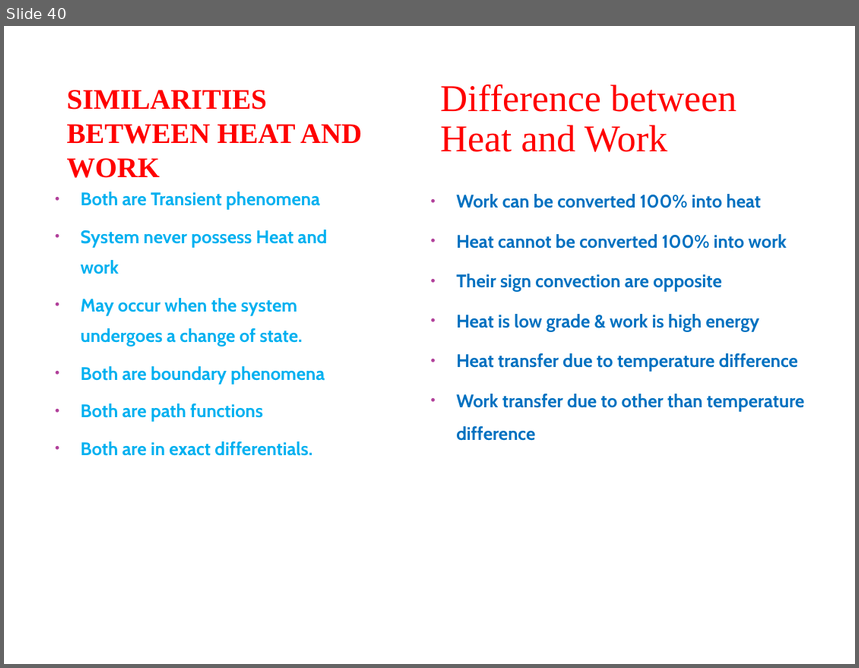
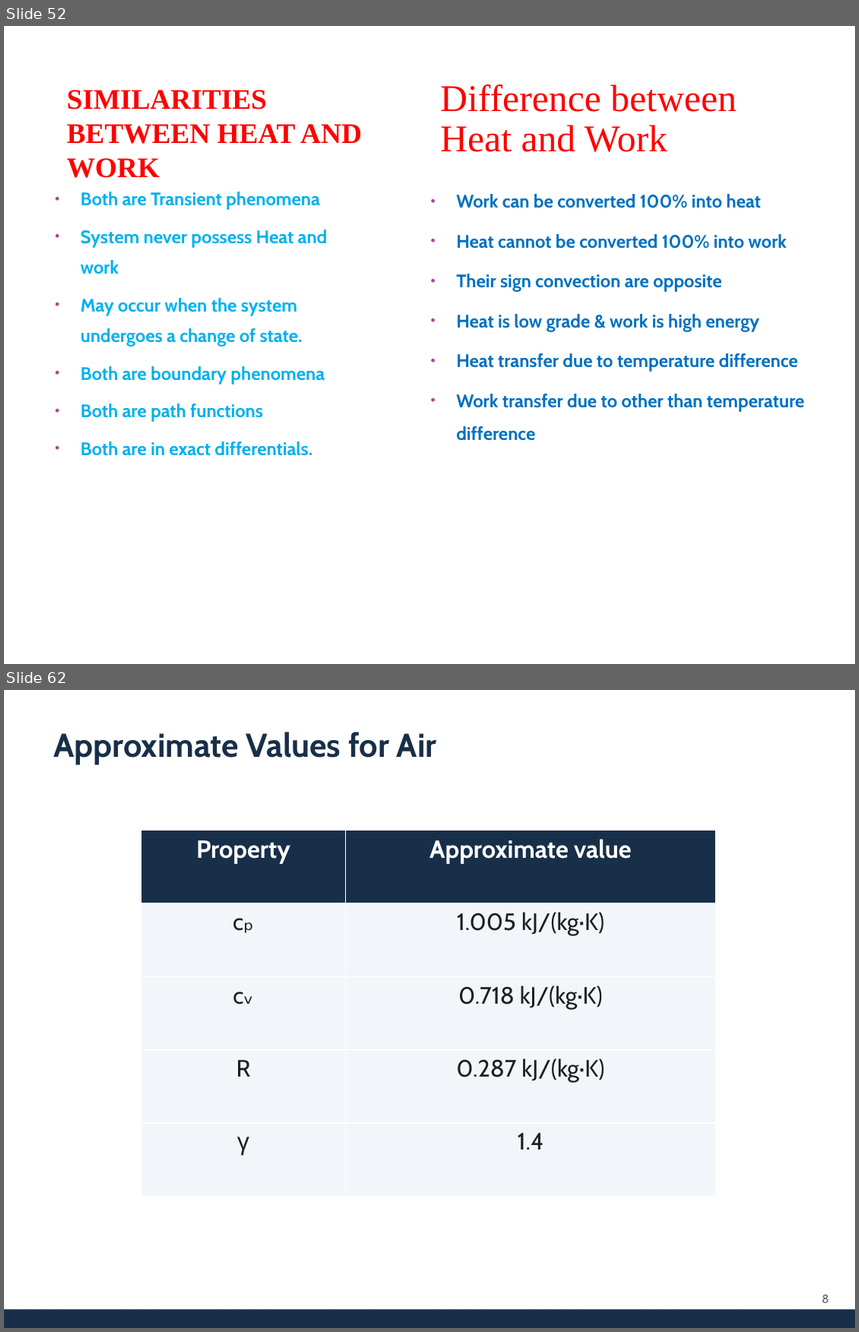
Before and after one commit to SidonTheTroll/3rd-sem-grinding, a slide deck: Engineering Thermodynamics/1 - Introduction to Thermodynamics/ET-UNIT 1.pptx. Shown one above the other, each under a label of ours: slide 40 before the commit, slides 52 and 62 after it; the slides between them are not shown. The pictures are 859x668 and 859x1332 pixels, drawn with LibreOffice and Linux fonts; fonts in the diff are those of the drawing; background and template pictures are left out. Boxes give left, top, right and bottom in pixels: in the first picture for what was removed or moved away, otherwise in the second. Text is boxed around its words. In the diff, an @@ line names an element or a change of style, - is before the commit and + after.

```diff
--- a/Engineering Thermodynamics/1 - Introduction to Thermodynamics/ET-UNIT 1.pptx
+++ b/Engineering Thermodynamics/1 - Introduction to Thermodynamics/ET-UNIT 1.pptx
@@ slide 62 added at <box>4,690,855,1328</box>, background #FFFFFF @@
@@ text added at <box>54,732,437,764</box>, 28 pt, text #182F49, bold @@
+Approximate Values for Air
@@ table added at <box>141,831,715,1196</box>, 5 rows, 2 columns @@
+Property | Approximate value
+cₚ | 1.005 kJ/(kg·K)
+cᵥ | 0.718 kJ/(kg·K)
+R | 0.287 kJ/(kg·K)
+γ | 1.4
@@ text added at <box>822,1295,829,1303</box>, 10 pt, text #5A646E @@
+8
@@ rectangle added at <box>4,1309,855,1328</box>, fill #182F49 @@
@@ what was slide 40 is now slide 52 @@
```
Also in this commit, not shown: 12 other slides added, 1 slide removed, 34 other files.
